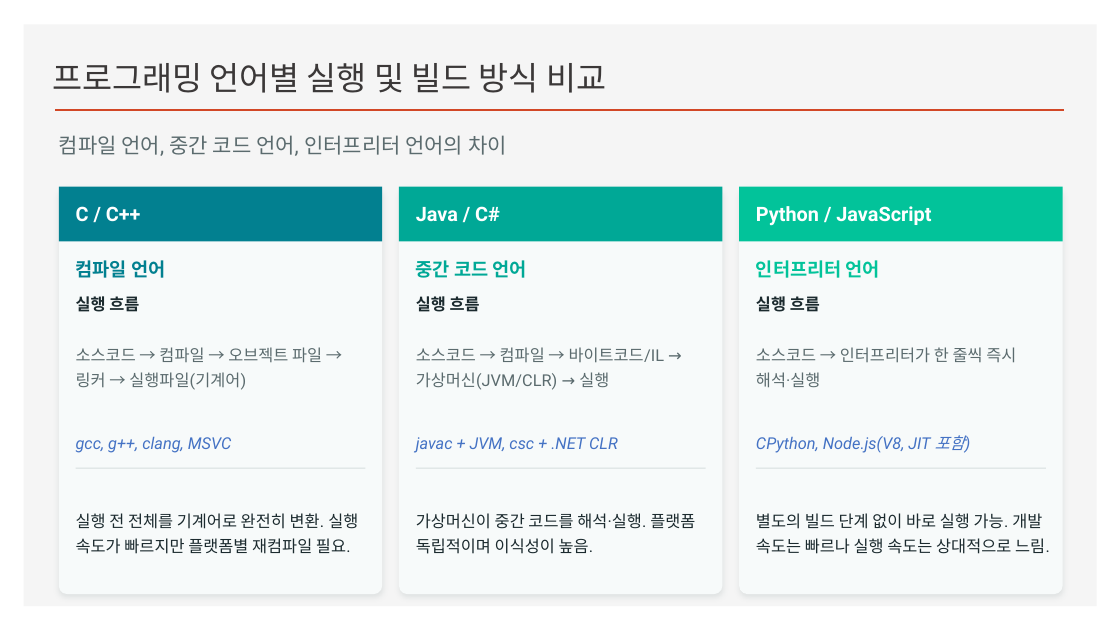
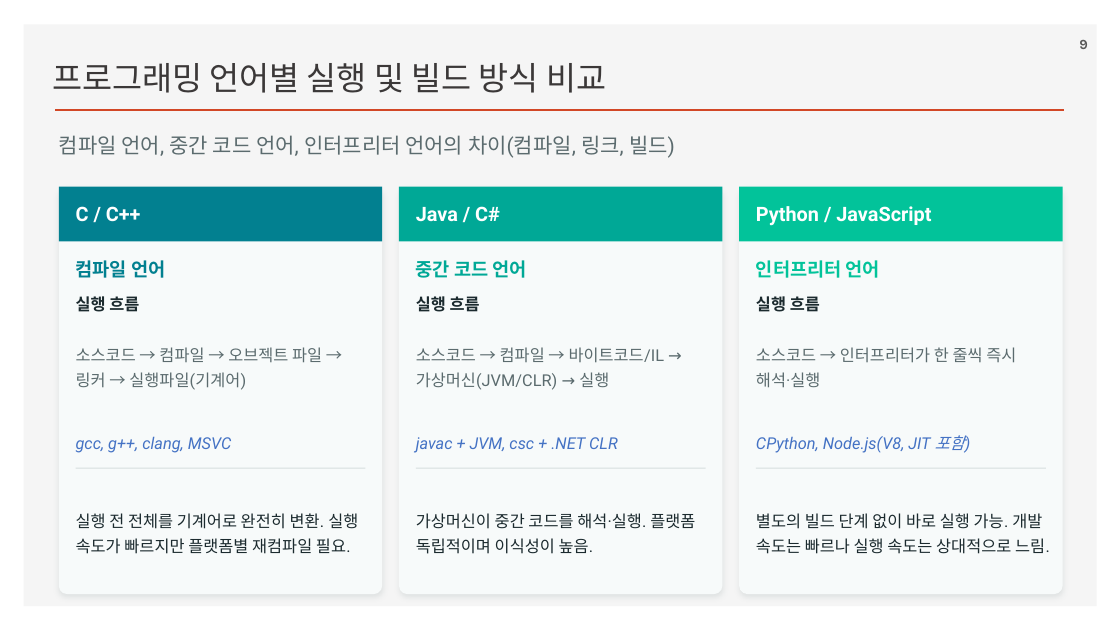
Before and after one commit to ancestor9/2026_Fall_AI-Workflow, a slide deck: slide 9 of PPTs/App Deployment.pptx (slide 7 before the commit). Drawn at 1120x630 pixels with LibreOffice and Linux fonts; fonts in the diff are those of the drawing; background and template pictures are left out. Boxes give left, top, right and bottom in pixels: in the first picture for what was removed or moved away, otherwise in the second. Text is boxed around its words. In the diff, an @@ line names an element or a change of style, - is before the commit and + after.

```diff
--- a/PPTs/App Deployment.pptx
+++ b/PPTs/App Deployment.pptx
@@ page number added at [1079,40,1088,49], 12 pt, text #595959, bold @@
+9
@@ text at [59,135,675,158]: text changed @@
-컴파일 언어, 중간 코드 언어, 인터프리터 언어의 차이
+컴파일 언어, 중간 코드 언어, 인터프리터 언어의 차이(컴파일, 링크, 빌드)
```
Also in this commit, not shown: 13 other slides changed, 30 slides added, 1 slide removed.
